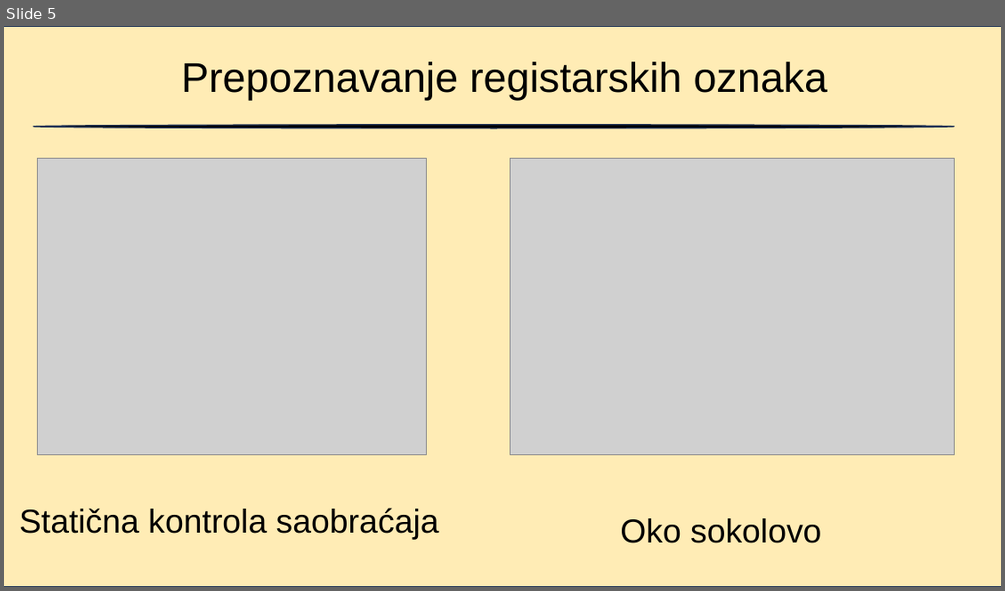
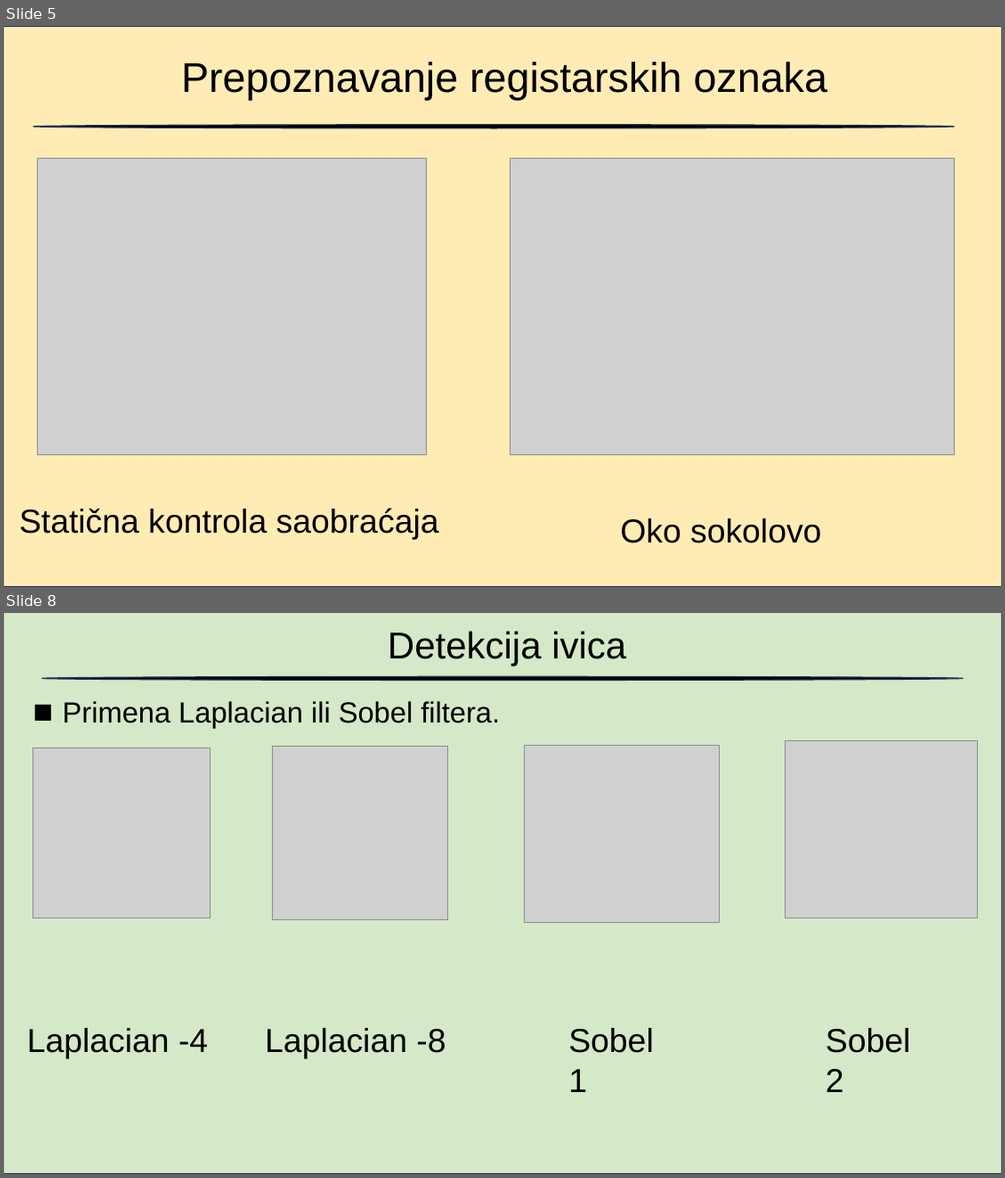
Before and after one commit to blizanac76/RegistrationNumberRecognition, a slide deck: Prepoznavanje.pptx. Shown one above the other, each under a label of ours: slide 5 before the commit, slides 5 and 8 after it; the slides between them are not shown. The pictures are 1005x591 and 1005x1178 pixels, drawn with LibreOffice and Linux fonts; fonts in the diff are those of the drawing; grey boxes stand for pictures; background and template pictures are left out. Boxes give left, top, right and bottom in pixels: in the first picture for what was removed or moved away, otherwise in the second. Text is boxed around its words. In the diff, an @@ line names an element or a change of style, - is before the commit and + after.

```diff
--- a/Prepoznavanje.pptx
+++ b/Prepoznavanje.pptx
@@ slide 8 added at (x1=4, y1=613, x2=1001, y2=1174), background #FFFFFF @@
@@ rectangle added at (x1=4, y1=613, x2=1001, y2=1174), fill #A9D18E at 48% opacity, outline #1E3256 1 pt @@
@@ text added at (x1=388, y1=631, x2=626, y2=666), 36 pt, text #000000 @@
+Detekcija ivica
@@ ellipse added at (x1=42, y1=676, x2=963, y2=681), fill #000000, outline #1E3256 1 pt @@
@@ text added at (x1=63, y1=701, x2=500, y2=728), 28 pt, text #000000 @@
+■ Primena Laplacian ili Sobel filtera.
@@ picture added at (x1=525, y1=745, x2=719, y2=922) @@
@@ picture added at (x1=785, y1=740, x2=978, y2=917) @@
@@ picture added at (x1=33, y1=747, x2=211, y2=918) @@
@@ picture added at (x1=272, y1=747, x2=446, y2=919) @@
@@ text added at (x1=27, y1=1028, x2=208, y2=1059), 32 pt, text #000000 @@
+Laplacian -4
@@ text added at (x1=265, y1=1028, x2=445, y2=1059), 32 pt, text #000000 @@
+Laplacian -8
@@ text added at (x1=568, y1=1028, x2=653, y2=1092), 32 pt, text #000000 @@
+Sobel 1
@@ text added at (x1=825, y1=1028, x2=910, y2=1092), 32 pt, text #000000 @@
+Sobel 2
```
Also in this commit, not shown: 1 slide changed, 14 other slides added, 1 other file.
